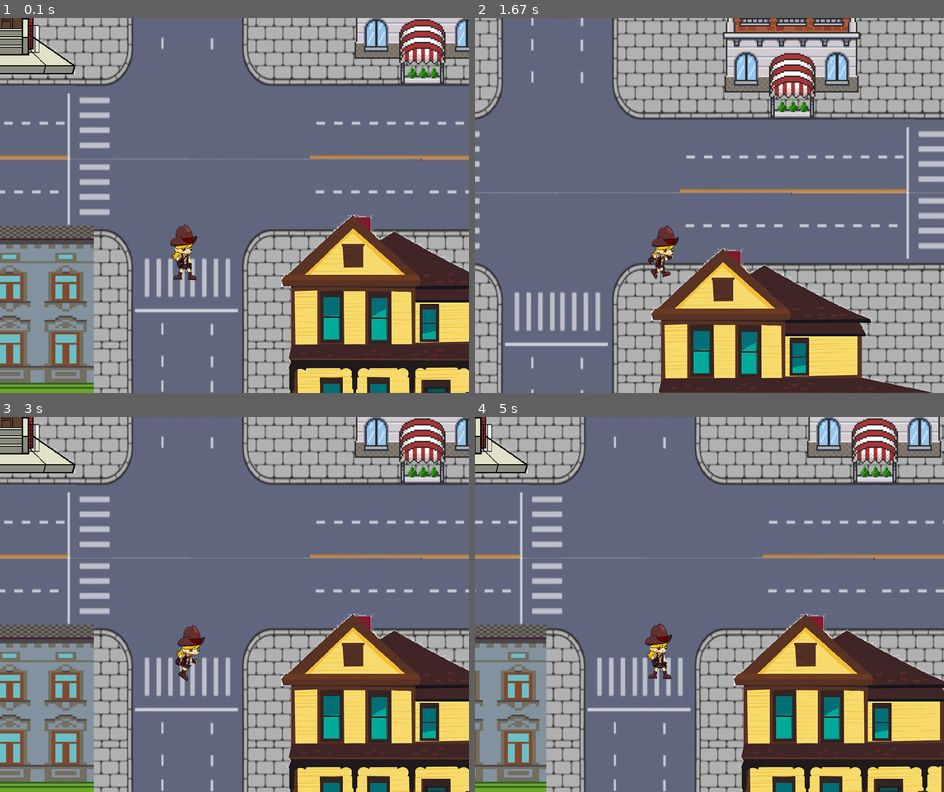
Above: before the commit, frames 1-4 (two rows, left to right).
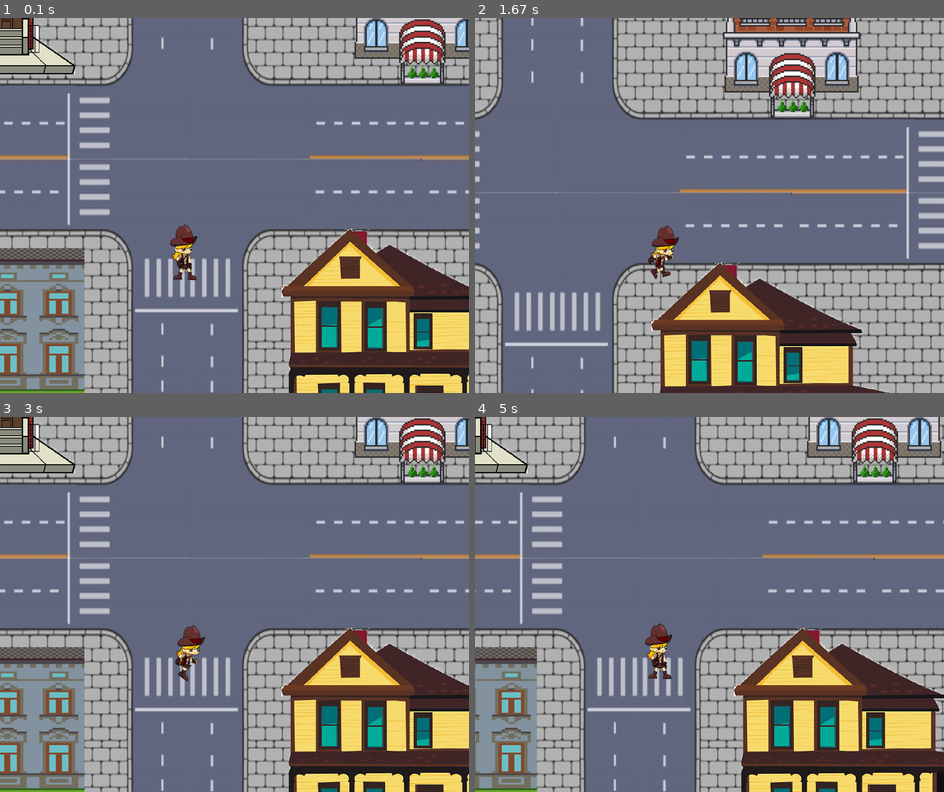
Above: after the commit, the same moments.

Repository: viniciusgomes2005/pygame_GPV
Game: pygame game, started from Futura junta.py
The game is run twice, just before and just after one commit, with the same random seed, the same clock (stepped at 60 frames per second) and the same inputs.
Inputs:
- Up to frame 1 (0.1 s): no input
- Up to frame 2 (1.67 s): hold D 0.33-0.8 s; hold W 0.83-1.13 s; hold D 1.17-1.63 s
- Up to frame 3 (3 s): hold A 1.67-2.2 s; hold S 2.23-2.53 s; hold A 2.57-2.97 s
- Up to frame 4 (5 s): hold W 3-3.37 s; hold D 3.4-4.03 s; hold S 4.07-4.43 s; hold A 4.47-4.93 s; hold D from 4.97 s (still down)

The runs differ from the first frame. In frame 1, 16% of the frame differs, in the area x 0-100%, y 52-100%; in frame 2, 8.6%; in frame 3, 16%; in frame 4, 16%.

Commit message:
Correção do Tamanho das Construções

Diff:
--- a/abracabra.py
+++ b/abracabra.py
@@ -129,6 +129,9 @@
                 if self.frame >= 25:
                     self.frame=18
                 self.img=self.anim[self.frame]
+                if self.frame==24:
+                    self.move=1
+                    self.frame=10
 P1=Player(Player_Normal_Anim,2)
 Player_Grupo.add(P1)
 
--- a/assets.py
+++ b/assets.py
@@ -36,32 +36,32 @@
     igreja=[igreja_img,350,150]
     casas.append(igreja)
     casa1_img = pygame.image.load('assets/Sprites/casa1.png').convert_alpha()
-    casa1_img = pygame.transform.scale(casa1_img, (600, 500))
-    casa1=[casa1_img,200,120]
+    casa1_img = pygame.transform.scale(casa1_img, (575, 475))
+    casa1=[casa1_img,210,180]
     casas.append(casa1)
     casas.append(casa1)
     casa2_img = pygame.image.load('assets/Sprites/casa2.png').convert_alpha()
-    casa2_img = pygame.transform.scale(casa2_img, (600, 500))
-    casa2=[casa2_img,200,120]
+    casa2_img = pygame.transform.scale(casa2_img, (570, 500))
+    casa2=[casa2_img,230,120]
     casas.append(casa2)
     casas.append(casa2)
     casa3_img = pygame.image.load('assets/Sprites/casa3.png').convert_alpha()
-    casa3_img = pygame.transform.scale(casa3_img, (600, 500))
-    casa3=[casa3_img,200,120]
+    casa3_img = pygame.transform.scale(casa3_img, (300, 300))
+    casa3=[casa3_img,325,250]
     casas.append(casa3)
     casas.append(casa3)
     casa4_img = pygame.image.load('assets/Sprites/casa4.png').convert_alpha()
-    casa4_img = pygame.transform.scale(casa4_img, (600, 500))
-    casa4=[casa4_img,200,120]
+    casa4_img = pygame.transform.scale(casa4_img, (575, 475))
+    casa4=[casa4_img,225,145]
     casas.append(casa4)
     casas.append(casa4)
     supermercado_img = pygame.image.load('assets/Sprites/super-mercado.png').convert_alpha()
-    supermercado_img = pygame.transform.scale(supermercado_img, (600, 500))
-    supermercado=[supermercado_img,200,120]
+    supermercado_img = pygame.transform.scale(supermercado_img, (575, 475))
+    supermercado=[supermercado_img,220,145]
     casas.append(supermercado)
     predio2_img = pygame.image.load('assets/Sprites/Prédio 2.png').convert_alpha()
-    predio2_img = pygame.transform.scale(predio2_img, (600,500))
-    predio2=[predio2_img,200,120]
+    predio2_img = pygame.transform.scale(predio2_img, (550,450))
+    predio2=[predio2_img,230,170]
     casas.append(predio2)
     casas.append(predio2)
     predio3_img = pygame.image.load('assets/Sprites/Prédio 3.png').convert_alpha()
@@ -74,16 +74,16 @@
     pizzaria=[pizzaria_img,200,150]
     casas.append(pizzaria)
     farmacia_img = pygame.image.load('assets/Sprites/farmacia.png').convert_alpha()
-    farmacia_img = pygame.transform.scale(farmacia_img, (600, 500))
-    farmacia=[farmacia_img,200,120]
+    farmacia_img = pygame.transform.scale(farmacia_img, (550, 450))
+    farmacia=[farmacia_img,225,170]
     casas.append(farmacia)
     escola_img = pygame.image.load('assets/Sprites/escola.png').convert_alpha()
     escola_img = pygame.transform.scale(escola_img, (600, 500))
-    escola=[escola_img,200,120]
+    escola=[escola_img,200,130]
     casas.append(escola)
     casa5_img = pygame.image.load('assets/Sprites/casa5.png').convert_alpha()
-    casa5_img = pygame.transform.scale(casa5_img, (600, 500))
-    casa5=[casa5_img,200,120]
+    casa5_img = pygame.transform.scale(casa5_img, (730, 475))
+    casa5=[casa5_img,150,145]
     casas.append(casa5)
     casas.append(casa5)
     casa6_img = pygame.image.load('assets/Sprites/casa6.png').convert_alpha()
@@ -92,8 +92,8 @@
     casas.append(casa6)
     casas.append(casa6)
     casa7_img = pygame.image.load('assets/Sprites/casa7.png').convert_alpha()
-    casa7_img = pygame.transform.scale(casa7_img, (800, 650))
-    casa7=[casa7_img,120,20]
+    casa7_img = pygame.transform.scale(casa7_img, (775, 500))
+    casa7=[casa7_img,120,150]
     casas.append(casa7)
     casa8_img = pygame.image.load('assets/Sprites/casa8.png').convert_alpha()
     casa8_img = pygame.transform.scale(casa8_img, (800, 625))
@@ -104,8 +104,8 @@
     casa9=[casa9_img,180,90]
     casas.append(casa9)
     casa10_img = pygame.image.load('assets/Sprites/casa10.png').convert_alpha()
-    casa10_img = pygame.transform.scale(casa10_img, (600, 500))
-    casa10=[casa10_img,200,120]
+    casa10_img = pygame.transform.scale(casa10_img, (575, 475))
+    casa10=[casa10_img,200,150]
     casas.append(casa10)
     casas.append(casa10)
     casa11_img = pygame.image.load('assets/Sprites/casa11.png').convert_alpha()
@@ -113,13 +113,13 @@
     casa11=[casa11_img,200,120]
     casas.append(casa11)
     casa12_img = pygame.image.load('assets/Sprites/casa12.png').convert_alpha()
-    casa12_img = pygame.transform.scale(casa12_img, (600, 500))
-    casa12=[casa12_img,200,120]
+    casa12_img = pygame.transform.scale(casa12_img, (650, 550))
+    casa12=[casa12_img,170,110]
     casas.append(casa12)
     casas.append(casa12)
     casa13_img = pygame.image.load('assets/Sprites/casa13.png').convert_alpha()
-    casa13_img = pygame.transform.scale(casa13_img, (600, 500))
-    casa13=[casa13_img,200,120]
+    casa13_img = pygame.transform.scale(casa13_img, (550, 450))
+    casa13=[casa13_img,230,170]
     casas.append(casa13)
     casas.append(casa13)
     casa14_img = pygame.image.load('assets/Sprites/casa14.png').convert_alpha()
@@ -131,8 +131,8 @@
     casa15=[casa15_img,200,120]
     casas.append(casa15)
     casa16_img = pygame.image.load('assets/Sprites/casa16.png').convert_alpha()
-    casa16_img = pygame.transform.scale(casa16_img, (400, 300))
-    casa16=[casa16_img,200,120]
+    casa16_img = pygame.transform.scale(casa16_img, (500, 400))
+    casa16=[casa16_img,250,200]
     casas.append(casa16)
     casas.append(casa16)
     assets["casas"] = casas
